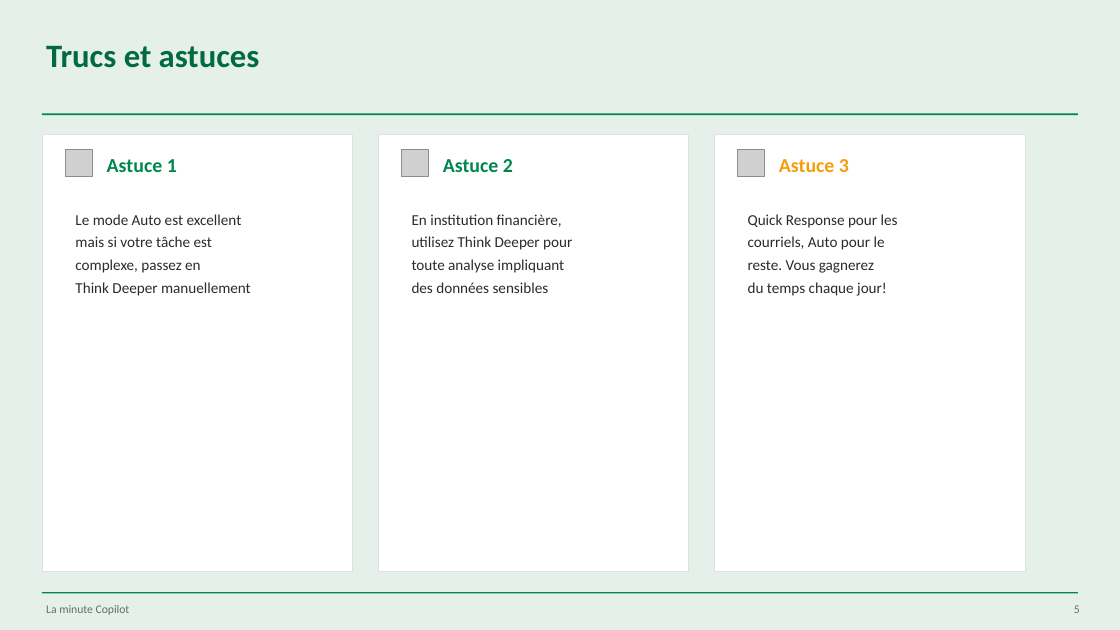
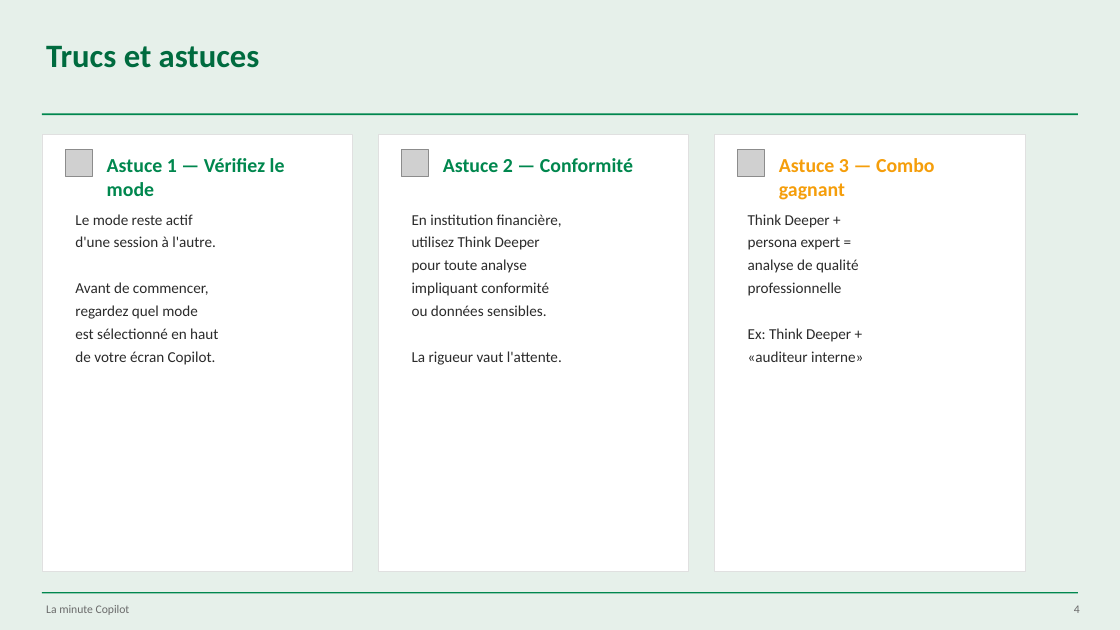
Before and after one commit to martinfou/la-minute-copilot, a slide deck: slide 4 of presentations/La_Minute_Copilot_Modeles.pptx (slide 5 before the commit). Drawn at 1120x630 pixels with LibreOffice and Linux fonts; fonts in the diff are those of the drawing; grey boxes stand for pictures. Boxes give left, top, right and bottom in pixels: in the first picture for what was removed or moved away, otherwise in the second. Text is boxed around its words. In the diff, an @@ line names an element or a change of style, - is before the commit and + after.

```diff
--- a/presentations/La_Minute_Copilot_Modeles.pptx
+++ b/presentations/La_Minute_Copilot_Modeles.pptx
@@ text at <box>107,158,285,196</box>: text changed @@
-Astuce 1
+Astuce 1 — Vérifiez le mode
@@ text at <box>443,158,633,172</box>: text changed @@
-Astuce 2
+Astuce 2 — Conformité
@@ text at <box>779,158,935,200</box>: text changed @@
-Astuce 3
+Astuce 3 — Combo gagnant
@@ text at <box>75,214,218,365</box>: text changed @@
-Le mode Auto est excellent
-mais si votre tâche est
-complexe, passez en
-Think Deeper manuellement
+Le mode reste actif
+d'une session à l'autre.
+Avant de commencer,
+regardez quel mode
+est sélectionné en haut
+de votre écran Copilot.
@@ text at <box>412,236,562,365</box>: text changed @@
-utilisez Think Deeper pour
-toute analyse impliquant
-des données sensibles
+utilisez Think Deeper
+pour toute analyse
+impliquant conformité
+ou données sensibles.
+La rigueur vaut l'attente.
@@ text at <box>748,214,863,362</box>: text changed @@
-Quick Response pour les
-courriels, Auto pour le
-reste. Vous gagnerez
-du temps chaque jour!
+Think Deeper +
+persona expert =
+analyse de qualité
+professionnelle
+Ex: Think Deeper +
+«auditeur interne»
@@ text at <box>1074,605,1080,613</box>: text changed @@
-5
+4
```
Also in this commit, not shown: 4 other slides changed, 1 slide removed, 7 other files.
